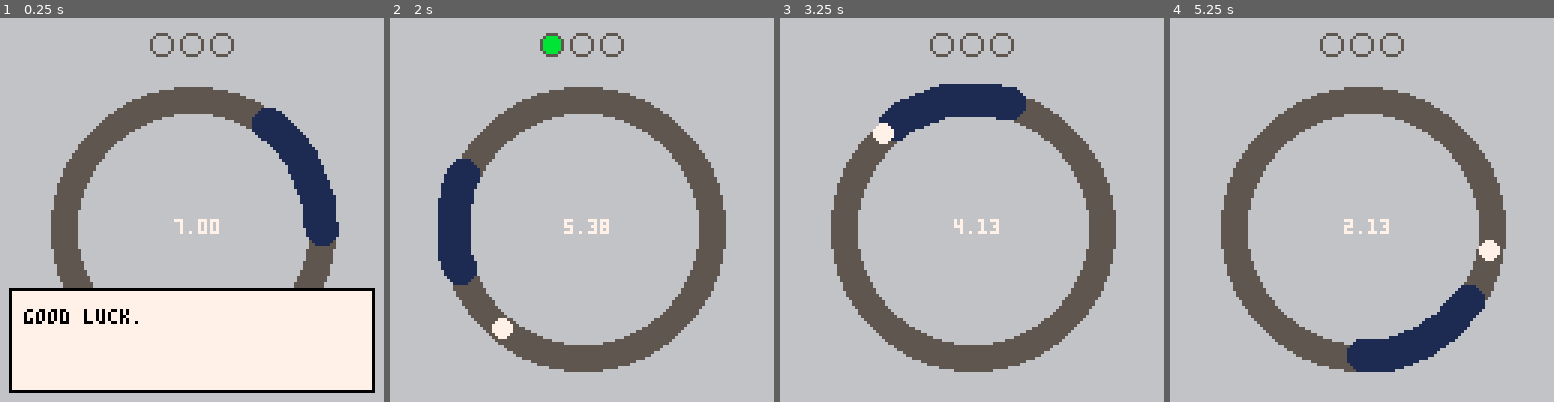
Above: before the commit, frames 1-4 (left to right).
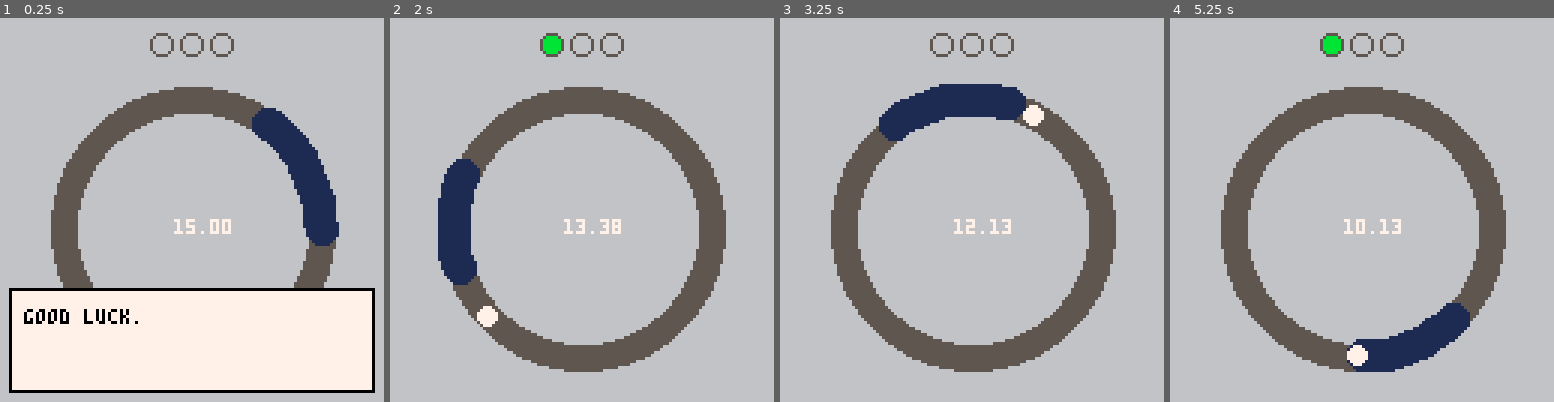
Above: after the commit, the same moments.

Repository: verdantran/pico_safe_cracker
Game: PICO-8 cartridge safe_crackers.p8
Same seed, same stepped clock (60 frames per second), same inputs: the game is played once before the commit and once after it.
Inputs:
- Up to frame 1 (0.25 s): no input
- Up to frame 2 (2 s): tap X (X key) at 0.33, 1.07, 1.85 s; tap O (Z key) at 0.7, 1.7 s; hold Right from 1.6 s (still down)
- Up to frame 3 (3.25 s): release Right at 2.1 s; tap O (Z key) at 2.1, 2.5, 2.9 s; hold Up 2.15-2.42 s; hold Right 2.47-3.03 s; tap X (X key) at 2.97 s; hold Left from 3.08 s (still down)
- Up to frame 4 (5.25 s): tap O (Z key) every 0.4 s from 3.3 to 4.9 s; release Left at 3.58 s; hold Down 3.63-3.97 s; hold Right 4.02-4.68 s; tap X (X key) at 4.08, 5.2 s; hold Up 4.73-5.03 s; hold Left from 5.08 s (still down)

The runs differ from the first frame. In frame 1, 0.3% of the frame differs, in the area x 45-61%, y 52-57%; in frame 2, 0.7%; in frame 3, 0.7%; in frame 4, 1.4%, in the area x 39-86%, y 4-91%.

Commit message:
Dialog working properly

Diff:
--- a/data/levels.lua
+++ b/data/levels.lua
@@ -15,7 +15,7 @@
                     --the original speed (so that we can reset)
                     angle_base_speed = 0.005,
                     --the amount to increase by each time
-                    angle_speed_step = 0.006,
+                    angle_speed_step = 0.003,
                     --controls the radius of the target and the win zone
                     radius = 43
                 },
@@ -51,7 +51,7 @@
                     spacer=10,
                 },
                 timer={
-                    time=7,
+                    time=15,
                     x=58,
                     y=67,
                     active=true,
--- a/main.lua
+++ b/main.lua
@@ -1,5 +1,7 @@
 function _init()
     dialog_playing=false
+    load_next_level_when_dialog_complete = false
+    level_to_load = nil
 
     load_level(0)
 end
@@ -8,10 +10,16 @@
     dialog_playing = count(dialog.dialog_queue) > 0
     dialog_update()
 
-    -- if we're playing dialog, don't do anything else
-    if (dialog_playing) return
+    -- If dialog has just finished and we need to load the next level
+    if not dialog_playing and load_next_level_when_dialog_complete then
+        load_next_level_when_dialog_complete = false
+        load_level(level_to_load)
+    end
 
-    if(cur_dials != nil) then
+    -- If we're playing dialog, don't do anything else
+    if dialog_playing then return end
+
+    if cur_dials != nil then
         for dial in all(current_level.dials) do
             update_dials(dial)
         end
--- a/utils/level_manager.lua
+++ b/utils/level_manager.lua
@@ -3,12 +3,14 @@
 function load_level(level_id)
     for level in all(levels) do
         if level.id == level_id then
-            current_level=level
+            current_level = level
             cur_dials = level.dials
         end
     end
-
-    current_level:queue_level_start_dialog()
+    -- Only queue level start dialog if not coming from a previous dialog
+    if not load_next_level_when_dialog_complete then
+        current_level:queue_level_start_dialog()
+    end
 end
 
 function check_cur_level_status()
@@ -35,15 +37,13 @@
 function handle_level_complete()
     current_level:queue_completed_dialog()
 
-    load_level(current_level.id+1)
+    level_to_load = current_level.id + 1
+    load_next_level_when_dialog_complete = true
 end
 
 function handle_level_over()
     current_level:queue_failed_dialog()
 
-    load_level(current_level.id)
-
-    if count(dialog.dialog_queue) == 0 then
-        log("doing reset")
-    end
+    level_to_load = current_level.id
+    load_next_level_when_dialog_complete = true
 end
